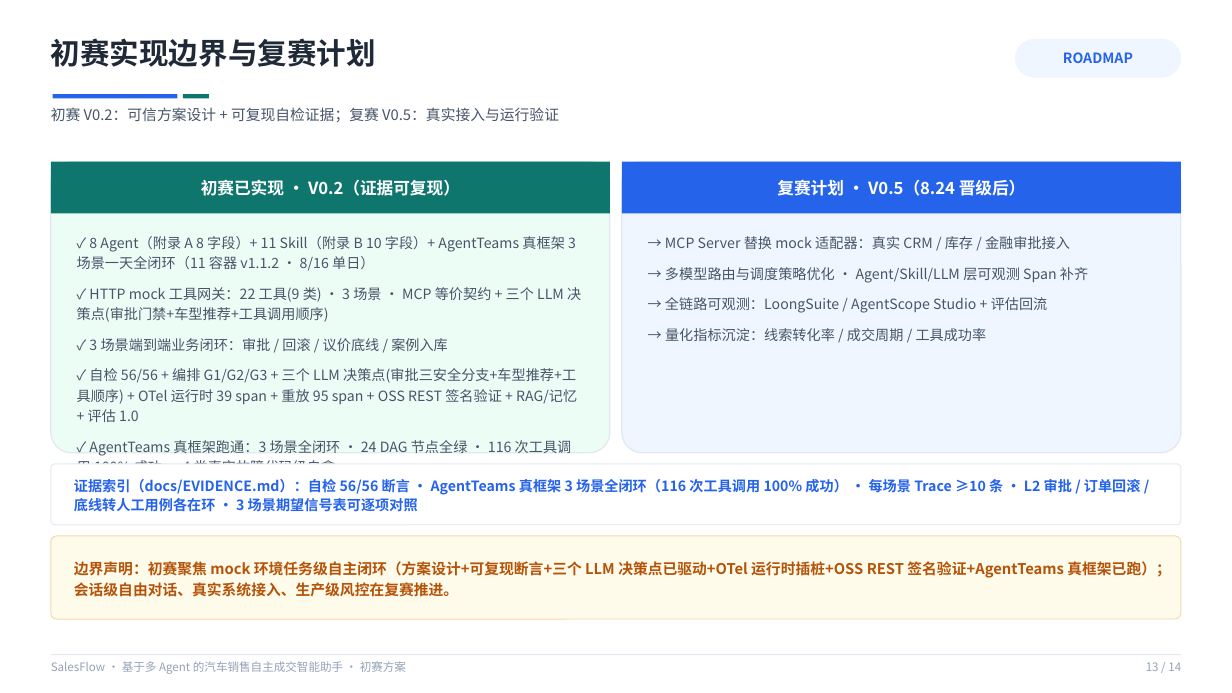
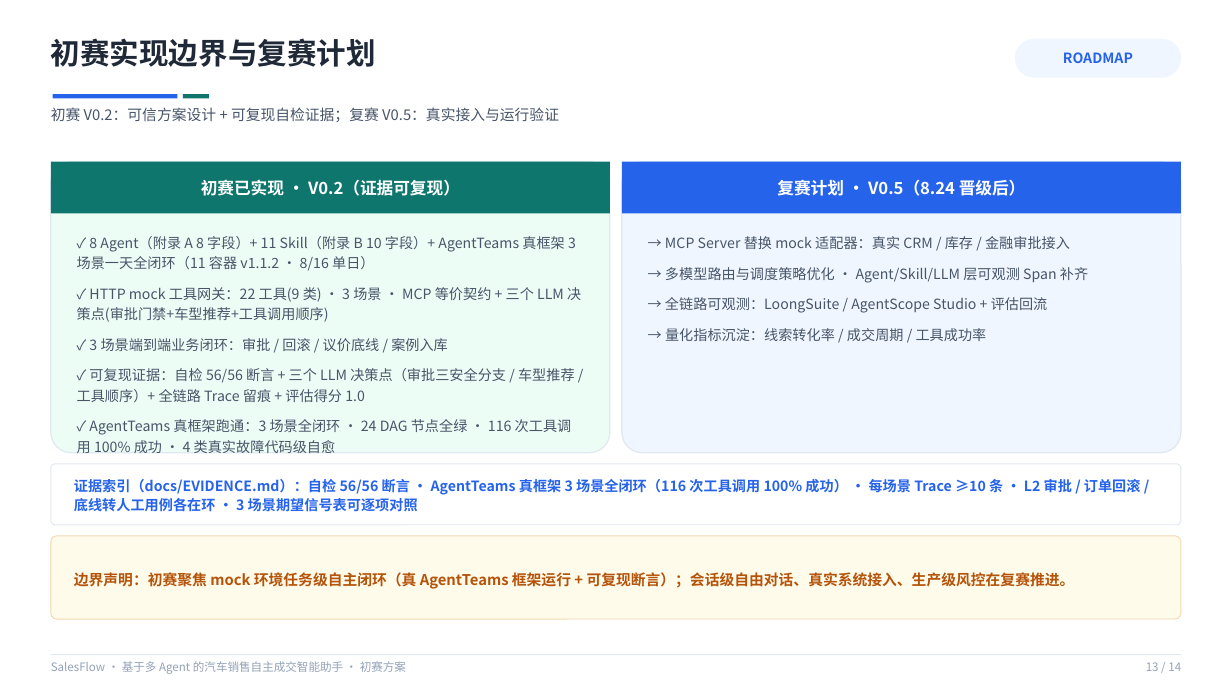
Before and after one commit to simon-xu-dev/multi-agent-car-sales-assistant, a slide deck: slide 13 of ppt和作品简介/基于多Agent的汽车销售自主成交智能助手-初赛方案.pptx. Drawn at 1232x693 pixels with LibreOffice and Linux fonts; fonts in the diff are those of the drawing. Boxes give left, top, right and bottom in pixels: in the first picture for what was removed or moved away, otherwise in the second. Text is boxed around its words. In the diff, an @@ line names an element or a change of style, - is before the commit and + after.

```diff
--- a/ppt和作品简介/基于多Agent的汽车销售自主成交智能助手-初赛方案.pptx
+++ b/ppt和作品简介/基于多Agent的汽车销售自主成交智能助手-初赛方案.pptx
@@ text at <box>77,368,575,402</box>: text changed @@
-✓ 自检 56/56 + 编排 G1/G2/G3 + 三个 LLM 决策点(审批三安全分支+车型推荐+工具顺序) + OTel 运行时 39 span + 重放 95 span + OSS REST 签名验证 + RAG/记忆 + 评估 1.0
+✓ 可复现证据：自检 56/56 断言 + 三个 LLM 决策点（审批三安全分支 / 车型推荐 / 工具顺序）+ 全链路 Trace 留痕 + 评估得分 1.0
@@ text at <box>74,572,1075,589</box>: text changed @@
-边界声明：初赛聚焦 mock 环境任务级自主闭环（方案设计+可复现断言+三个 LLM 决策点已驱动+OTel 运行时插桩+OSS REST 签名验证+AgentTeams 真框架已跑）；会话级自由对话、真实系统接入、生产级风控在复赛推进。
+边界声明：初赛聚焦 mock 环境任务级自主闭环（真 AgentTeams 框架运行 + 可复现断言）；会话级自由对话、真实系统接入、生产级风控在复赛推进。
```
Also in this commit, not shown: 8 other slides changed, 3 other files.
